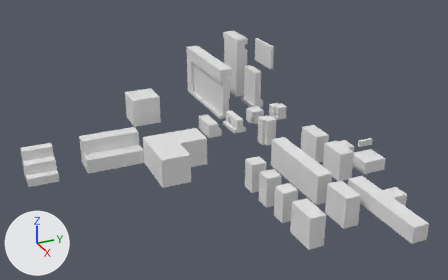
An edit to the Blender file Models/models2.blend, drawn before and after from the same camera.
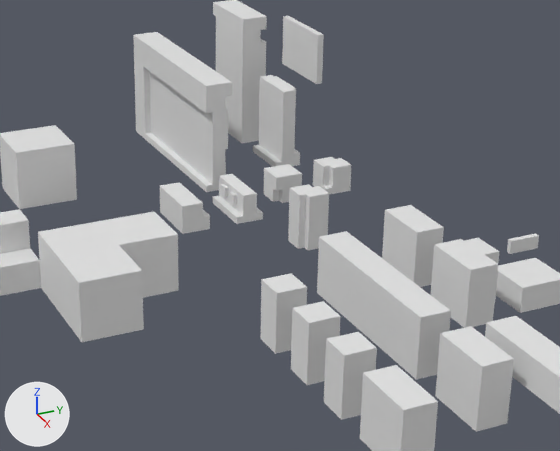
Each version appears first whole from a camera (50 mm lens) standing at (39.3, -8.0, 18.8) and looking at (4.7, 7.5, 1.5), and next in a close-up on the part from 28% to 85% of the width and 11% to 85% of the height. Lighting does not change. The marker at lower left points along +X, +Y and +Z.

In view in the first close-up: 'Wall1.001', 'Wall1.002', 'Wall1.004', 'Wall1.006', 'Wall1.007', 'Wall1.011', 'Wall1.012', 'Wall1.017', 'Wall1.021', 'Wall1.024', 'Wall1.025', 'Wall1.028', 'Wall1.033', 'Wall1.034', 'Wall1.035'.
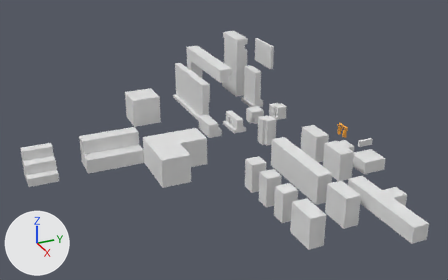
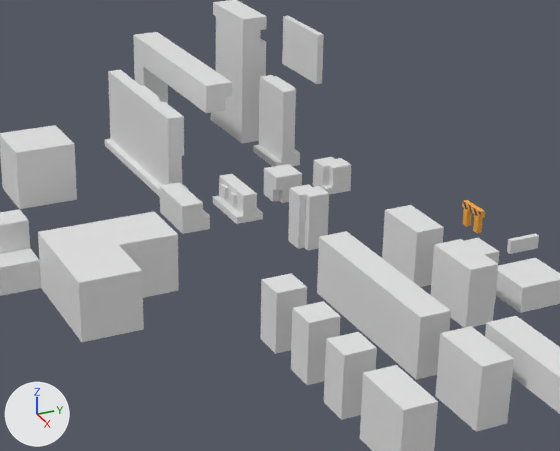
The change in detail:
Picture 'warning-valla.png.002' (img_warning_valla_png_002) is new.
Picture 'warning-valla.png.001' (img_warning_valla_png_001) is new.
Picture 'warning-valla.png' (img_warning_valla_png) is new.
Material 'Material.047' (mat_material_047) is new.
Its texture is img_warning_valla_png_002.
Material 'Material.046' (mat_material_046) is new.
Its texture is img_warning_valla_png_001.
Material 'Material.045' (mat_material_045) is new.
Its texture is img_warning_valla_png.
Mesh me_cube_045 is new.
It is a box spanning x -0.12..0.12, y -0.067..0.573, z -0.615..0.615.
It uses material mat_material_047 (picture img_warning_valla_png_002).
Mesh me_cube_040 is new.
It is a box spanning x -0.12..0.12, y -0.067..0.573, z -0.615..0.615.
It uses material mat_material_046 (picture img_warning_valla_png_001).
Mesh me_cube_039 is new.
It is a box spanning x -0.12..0.12, y -0.573..0.573, z -0.615..0.615.
It uses material mat_material_045 (picture img_warning_valla_png).
Object 'Wall1.021' (ob_wall1_021) moves from (-5.0, 10.7, 1.0) to (-5.0, 9.0, 1.0).
Object 'Wall1.024' (ob_wall1_024) moves from (-3.0, 10.7, 1.0) to (-3.0, 9.0, 1.0).
Object 'Wall1.025' (ob_wall1_025) moves from (-7.0, 10.7, 1.0) to (-7.0, 9.0, 1.0).
Object 'Wall1.041' (ob_wall1_041) is new; it shows me_cube_045.
Its location is (1.65, 19.0, -1.33).
Its rotation in degrees is (-90, -180, 0).
Its scale is (1.0, 1.0, -0.158).
Object 'Wall1.040' (ob_wall1_040) is new; it shows me_cube_040.
Its location is (2.33, 19.0, -1.33).
Its rotation in degrees is (-90, -180, 0).
Its scale is (1.0, 1.0, -0.158).
Object 'Wall1.039' (ob_wall1_039) is new; it shows me_cube_039.
Its location is (2.0, 19.0, -0.64).
Its rotation in degrees is (-90, -90, 0).
Its scale is (1.0, 1.0, -0.158).

Boxes (x1, y1, x2, y2) around the edits, measured in the close-ups (560 x 451 px):
'Wall1.024', moved
    before: (185, 102, 228, 192)
    after: (142, 100, 188, 197)
'Wall1.021', moved
    before: (164, 86, 191, 173)
    after: (123, 84, 160, 180)
'Wall1.025', moved
    before: (145, 72, 170, 155)
    after: (104, 70, 138, 162)
'Wall1.039', added
    after: (462, 200, 485, 218)
'Wall1.040', added
    after: (473, 215, 483, 233)
'Wall1.041', added
    after: (463, 208, 472, 226)
